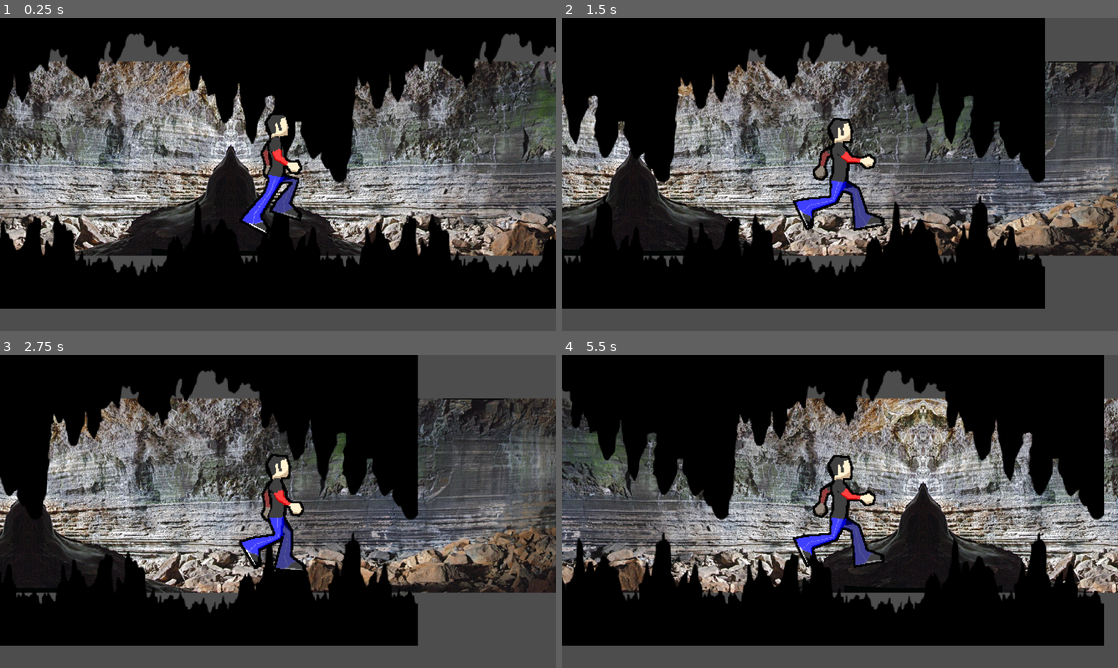
Above: before the commit, frames 1-4 (two rows, left to right).
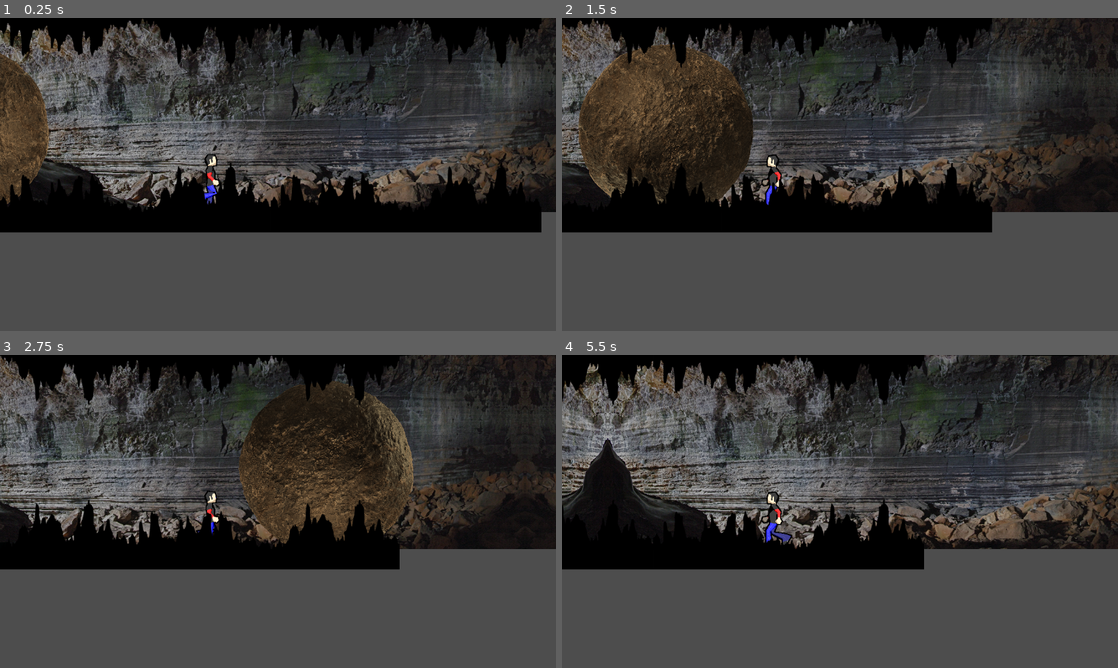
Above: after the commit, the same moments.

Repository: Dynamic-Weather-Systems/MoonWare
Game: Godot game, scene res://microgame/dr_jones_running/running_main.tscn
The game is run twice, just before and just after one commit, with the same random seed, the same clock (stepped at 60 frames per second) and the same inputs. This scene is started directly instead of the project's main scene.
Inputs:
- Up to frame 1 (0.25 s): no input
- Up to frame 2 (1.5 s): hold Right (ui_right) 0.53-1.28 s; hold Left (ui_left) from 1.28 s (still down)
- Up to frame 3 (2.75 s): release Left (ui_left) at 2.03 s; hold Right (ui_right) from 2.03 s (still down)
- Up to frame 4 (5.5 s): release Right (ui_right) at 3.53 s; hold Left (ui_left) from 3.53 s (still down)

The runs differ from the first frame. In frame 1, 75% of the frame differs, in the area x 0-100%, y 0-93%; in frame 2, 75%; in frame 3, 73%; in frame 4, 80%.

Commit message:
boulder
-added boulder
-updated character movement
-updated better sprites

Diff:
--- a/moonware/microgame/dr_jones_running/character_body_2d.gd
+++ b/moonware/microgame/dr_jones_running/character_body_2d.gd
@@ -1,13 +1,20 @@
 extends CharacterBody2D
 
 
-const SPEED = 300.0
+@export var SPEED = 300.0
 
 
 func _physics_process(delta: float) -> void:
 	var direction := Input.get_axis("ui_left", "ui_right")
+	if direction < 0:
+		$animated.flip_h = true
+	elif direction > 0:
+		$animated.flip_h = false
+
 	if direction:
+		$animated.play("default")
 		velocity.x = direction * SPEED
 	else:
+		$animated.pause()
 		velocity.x = move_toward(velocity.x, 0, SPEED)
 	move_and_slide()
--- /dev/null
+++ b/moonware/microgame/dr_jones_running/rigid_body_2d.gd
@@ -0,0 +1,15 @@
+extends Area2D
+
+@export var rotation_speed = 200
+@export var running_speed = 10
+
+
+# Called when the node enters the scene tree for the first time.
+func _ready() -> void:
+	pass # Replace with function body.
+
+
+# Called every frame. 'delta' is the elapsed time since the previous frame.
+func _process(delta: float) -> void:
+	rotation_degrees +=rotation_speed
+	position.x += running_speed
--- a/moonware/microgame/dr_jones_running/running_main.tscn
+++ b/moonware/microgame/dr_jones_running/running_main.tscn
@@ -1,11 +1,17 @@
-[gd_scene load_steps=16 format=3 uid="uid://b8ambg17ap7ae"]
+[gd_scene load_steps=20 format=3 uid="uid://b8ambg17ap7ae"]
 
 [ext_resource type="Texture2D" uid="uid://ce8fjwy701m08" path="res://Assets/MinigameBoundary.jpg" id="1_8oidl"]
 [ext_resource type="Script" path="res://microgame/dr_jones_running/running_main.gd" id="1_ju8ao"]
 [ext_resource type="Texture2D" uid="uid://bytn102h8va70" path="res://Assets/Art/lava-cave-wall.jpg" id="2_i75os"]
-[ext_resource type="Texture2D" uid="uid://ge55mgtrlejo" path="res://Assets/Art/stalactite-and-stalagmite-isolated-on-transparent-background-png.webp" id="3_08wcf"]
+[ext_resource type="Texture2D" uid="uid://bvnrts7e3gxw3" path="res://Assets/Art/stalactite-and-stalagmite-isolated-on-transparent-background-png-edited.png" id="4_7d17j"]
 [ext_resource type="Script" path="res://microgame/dr_jones_running/character_body_2d.gd" id="5_pp7yv"]
 [ext_resource type="Texture2D" uid="uid://dh1coe3qmfhmt" path="res://Assets/Art/d1c4mut-6db0241c-6952-42d2-8d49-793f34733d25.png" id="5_srgow"]
+[ext_resource type="Script" path="res://microgame/dr_jones_running/rigid_body_2d.gd" id="7_oyoud"]
+[ext_resource type="Texture2D" uid="uid://1otffgaqouwn" path="res://Assets/Art/pngkey.com-rock-texture-png-1854792.png" id="8_487lx"]
+
+[sub_resource type="CapsuleShape2D" id="CapsuleShape2D_qdpmj"]
+radius = 9.0
+height = 118.0
 
 [sub_resource type="AtlasTexture" id="AtlasTexture_86j4d"]
 atlas = ExtResource("5_srgow")
@@ -71,6 +77,9 @@
 "speed": 20.0
 }]
 
+[sub_resource type="CircleShape2D" id="CircleShape2D_rh32a"]
+radius = 489.174
+
 [node name="running_main" type="Node2D"]
 script = ExtResource("1_ju8ao")
 
@@ -83,10 +92,11 @@
 metadata/_edit_group_ = true
 
 [node name="ParallaxBackground" type="ParallaxBackground" parent="."]
+scroll_base_scale = Vector2(1, 0)
 
 [node name="cave_backround" type="ParallaxLayer" parent="ParallaxBackground"]
-z_index = 1
-motion_scale = Vector2(2, 2)
+modulate = Color(0.669315, 0.669315, 0.669315, 1)
+motion_scale = Vector2(1, 0)
 motion_mirroring = Vector2(2469, 0)
 metadata/_edit_group_ = true
 metadata/_edit_lock_ = true
@@ -98,9 +108,9 @@
 region_rect = Rect2(81, 0, 480, 400)
 
 [node name="cave_backround2" type="ParallaxLayer" parent="ParallaxBackground"]
-z_index = 1
+modulate = Color(0.669315, 0.669315, 0.669315, 1)
 position = Vector2(1235, 0)
-motion_scale = Vector2(2, 2)
+motion_scale = Vector2(1, 0)
 motion_mirroring = Vector2(2469, 0)
 metadata/_edit_group_ = true
 metadata/_edit_lock_ = true
@@ -112,35 +122,65 @@
 flip_h = true
 region_rect = Rect2(81, 0, 480, 400)
 
+[node name="player" type="ParallaxLayer" parent="ParallaxBackground"]
+z_index = 1
+position = Vector2(1, 0)
+motion_scale = Vector2(1, 0)
+
+[node name="CharacterBody2D" type="CharacterBody2D" parent="ParallaxBackground/player"]
+z_index = 1
+position = Vector2(436, 342)
+script = ExtResource("5_pp7yv")
+SPEED = 210.0
+metadata/_edit_group_ = true
+
+[node name="CollisionShape2D" type="CollisionShape2D" parent="ParallaxBackground/player/CharacterBody2D"]
+shape = SubResource("CapsuleShape2D_qdpmj")
+
+[node name="Camera2D" type="Camera2D" parent="ParallaxBackground/player/CharacterBody2D"]
+
+[node name="animated" type="AnimatedSprite2D" parent="ParallaxBackground/player/CharacterBody2D"]
+sprite_frames = SubResource("SpriteFrames_5brnx")
+autoplay = "default"
+frame_progress = 0.647796
+
 [node name="slagmite" type="ParallaxLayer" parent="ParallaxBackground"]
-z_index = 3
-motion_scale = Vector2(3, 3)
-motion_mirroring = Vector2(778, 0)
+z_index = 2
+motion_scale = Vector2(2, 0)
+motion_mirroring = Vector2(561, 0)
 metadata/_edit_group_ = true
 metadata/_edit_lock_ = true
 
 [node name="stalagmite" type="Sprite2D" parent="ParallaxBackground/slagmite"]
 modulate = Color(0, 0, 0, 1)
-texture_repeat = 3
-position = Vector2(0, -182)
-scale = Vector2(1.6225, 1.6225)
-texture = ExtResource("3_08wcf")
+position = Vector2(0, -41)
+texture = ExtResource("4_7d17j")
+centered = false
+region_rect = Rect2(81, 0, 480, 400)
+
+[node name="stalagmite2" type="Sprite2D" parent="ParallaxBackground/slagmite"]
+modulate = Color(0, 0, 0, 1)
+position = Vector2(0, 44)
+texture = ExtResource("4_7d17j")
 centered = false
 flip_v = true
-region_enabled = true
 region_rect = Rect2(81, 0, 480, 400)
 
-[node name="CharacterBody2D" type="CharacterBody2D" parent="."]
-position = Vector2(337, 279)
-scale = Vector2(2, 2)
-script = ExtResource("5_pp7yv")
+[node name="boulder" type="ParallaxLayer" parent="ParallaxBackground"]
+z_index = 1
+motion_scale = Vector2(2, 0)
+
+[node name="RigidBody2D" type="Area2D" parent="ParallaxBackground/boulder"]
+modulate = Color(0.62, 0.50003, 0.3534, 1)
+position = Vector2(-184, 234)
+scale = Vector2(0.359999, 0.359999)
+script = ExtResource("7_oyoud")
+rotation_speed = 3
+running_speed = 7
 metadata/_edit_group_ = true
 
-[node name="animated" type="AnimatedSprite2D" parent="CharacterBody2D"]
-sprite_frames = SubResource("SpriteFrames_5brnx")
-autoplay = "default"
-frame_progress = 0.647796
+[node name="Sprite2D" type="Sprite2D" parent="ParallaxBackground/boulder/RigidBody2D"]
+texture = ExtResource("8_487lx")
 
-[node name="CollisionShape2D" type="CollisionShape2D" parent="CharacterBody2D"]
-
-[node name="Camera2D" type="Camera2D" parent="CharacterBody2D"]
+[node name="CollisionShape2D" type="CollisionShape2D" parent="ParallaxBackground/boulder/RigidBody2D"]
+shape = SubResource("CircleShape2D_rh32a")
Binary file added: moonware/Assets/Art/pngkey.com-rock-texture-png-1854792.png
Not shown, added: moonware/Assets/Art/pngkey.com-rock-texture-png-1854792.png.import
Binary file added: moonware/Assets/Art/stalactite-and-stalagmite-isolated-on-transparent-background-png-edited.png
Not shown, added: moonware/Assets/Art/stalactite-and-stalagmite-isolated-on-transparent-background-png-edited.png.import
